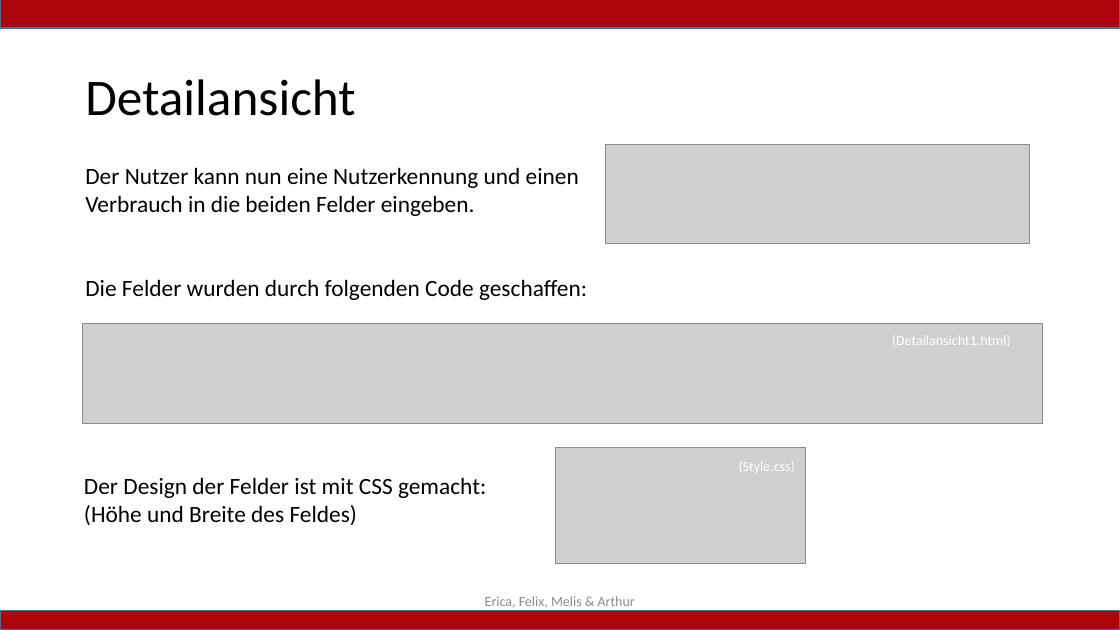
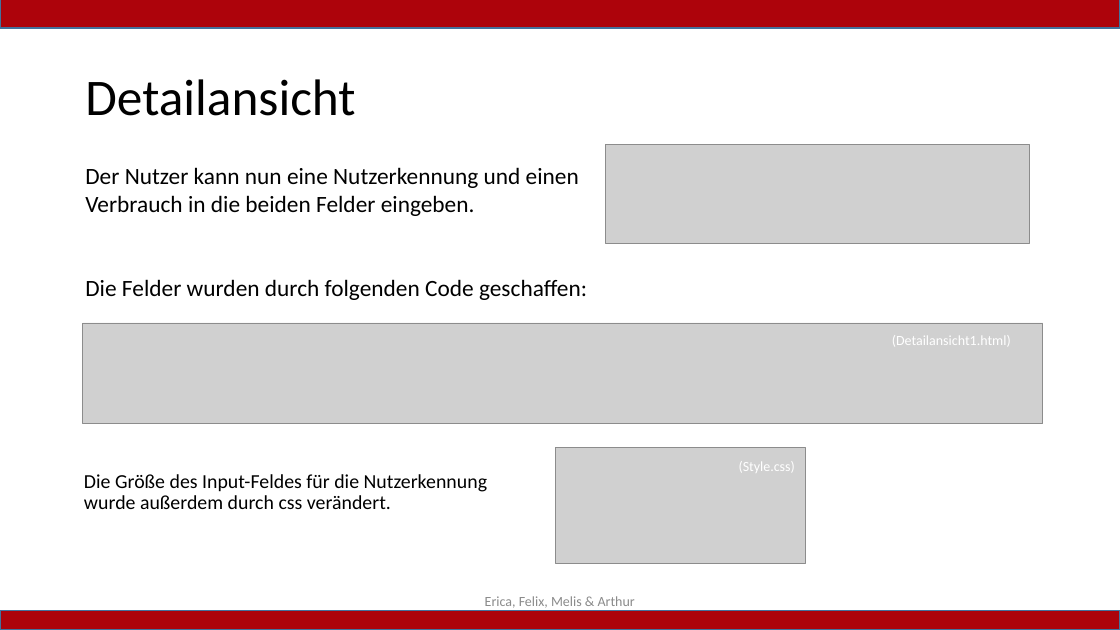
Before and after one commit to ericaivarsson/Smart-Meter-App, a slide deck: slide 8 of ppt/Presentation AnwSys HA01_3.pptx. Drawn at 1120x630 pixels with LibreOffice and Linux fonts; fonts in the diff are those of the drawing; grey boxes stand for pictures. Boxes give left, top, right and bottom in pixels: in the first picture for what was removed or moved away, otherwise in the second. Text is boxed around its words. In the diff, an @@ line names an element or a change of style, - is before the commit and + after.

```diff
--- a/ppt/Presentation AnwSys HA01_3.pptx
+++ b/ppt/Presentation AnwSys HA01_3.pptx
@@ text at [84,474,487,509]: text changed; size 20 to 17 pt @@
-Der Design der Felder ist mit CSS gemacht:
-(Höhe und Breite des Feldes)
+Die Größe des Input-Feldes für die Nutzerkennung wurde außerdem durch css verändert.
```
